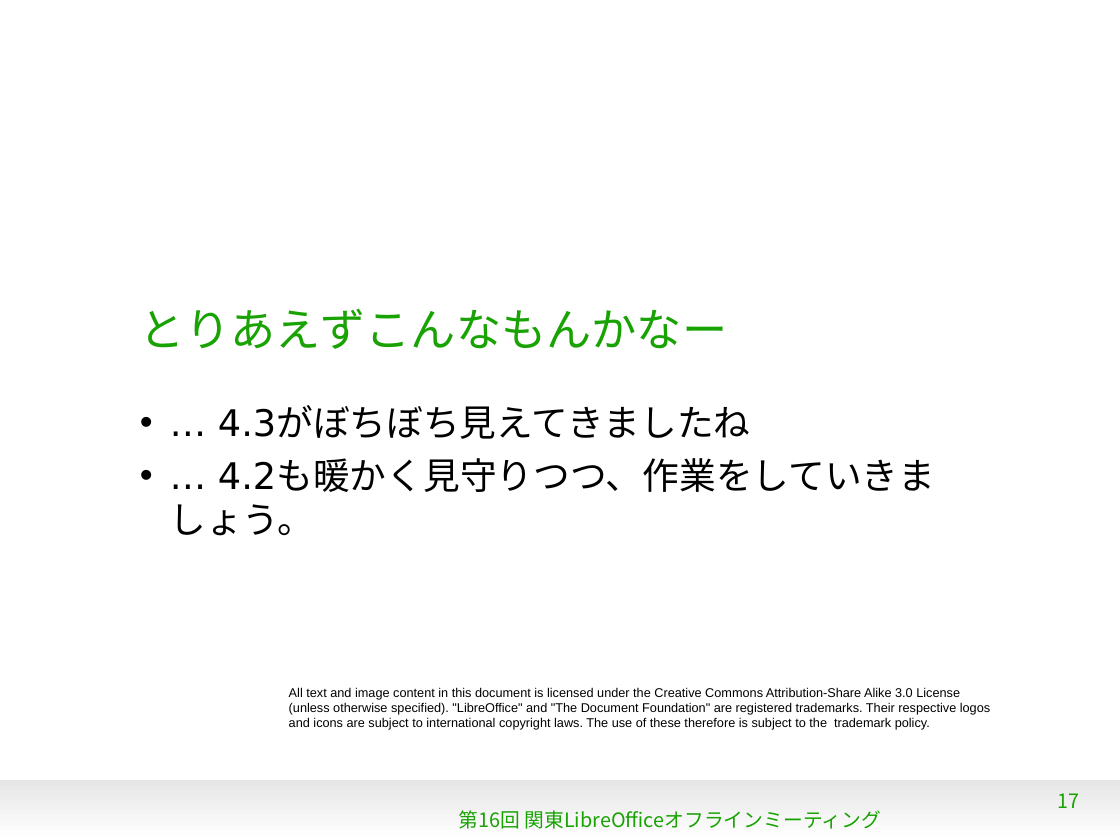
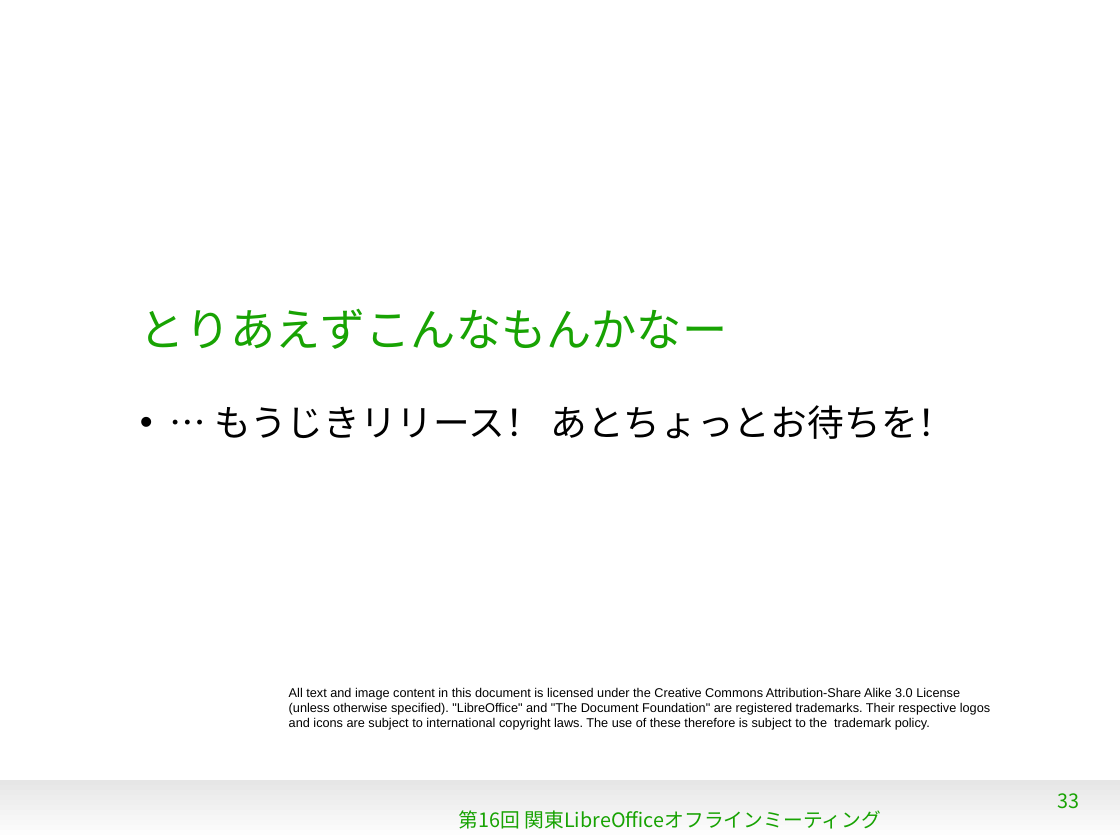
Before and after one commit to gitter-badger/KantoLibreOffice, a slide deck: slide 33 of Jul2014/WhatsNew4_3.odp (slide 17 before the commit). Drawn at 1120x840 pixels with LibreOffice and Linux fonts; fonts in the diff are those of the drawing; background and template pictures are left out. Boxes give left, top, right and bottom in pixels: in the first picture for what was removed or moved away, otherwise in the second. Text is boxed around its words. In the diff, an @@ line names an element or a change of style, - is before the commit and + after.

```diff
--- a/Jul2014/WhatsNew4_3.odp
+++ b/Jul2014/WhatsNew4_3.odp
@@ text at (214,405,954,439): text changed @@
-• … 4.3がぼちぼち見えてきましたね
-• … 4.2も暖かく見守りつつ、作業をしていきましょう。
+• … もうじきリリース！ あとちょっとお待ちを！
@@ page number at (1058,793,1080,809): text changed @@
-17
+33
```
Also in this commit, not shown: 7 other slides changed, 18 slides added, 2 slides removed.
